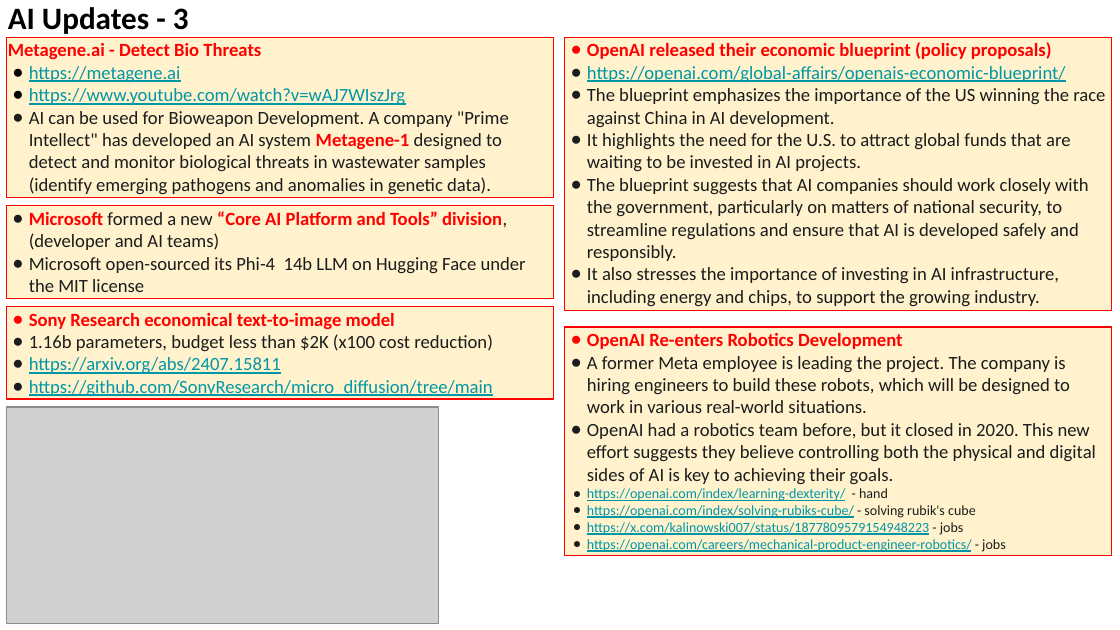
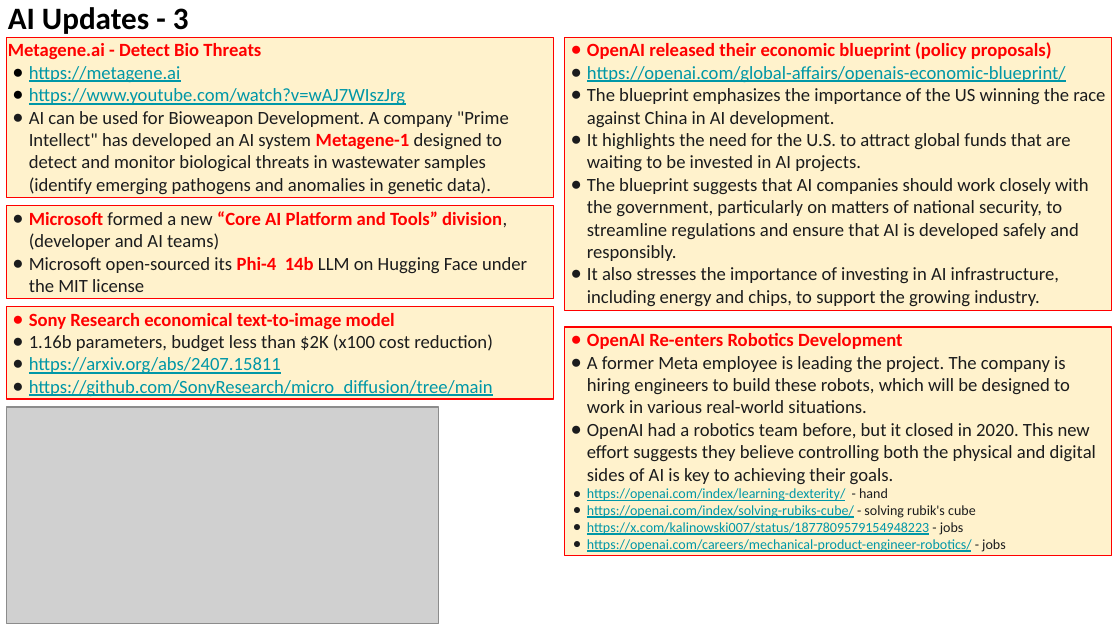
Before and after one commit to lselector/seminar, a slide deck: slide 5 of 2025/2025-01-17-AI-Updates.pptx. Drawn at 1120x630 pixels with LibreOffice and Linux fonts; fonts in the diff are those of the drawing; grey boxes stand for pictures. Boxes give left, top, right and bottom in pixels: in the first picture for what was removed or moved away, otherwise in the second. Text is boxed around its words. In the diff, an @@ line names an element or a change of style, - is before the commit and + after.

```diff
--- a/2025/2025-01-17-AI-Updates.pptx
+++ b/2025/2025-01-17-AI-Updates.pptx
@@ text in rectangle at [29,257,527,292]: text colour #1B1C1D to #FF0000, bold on in "Phi-4 14b" @@
```
Also in this commit, not shown: 4 other slides changed.
